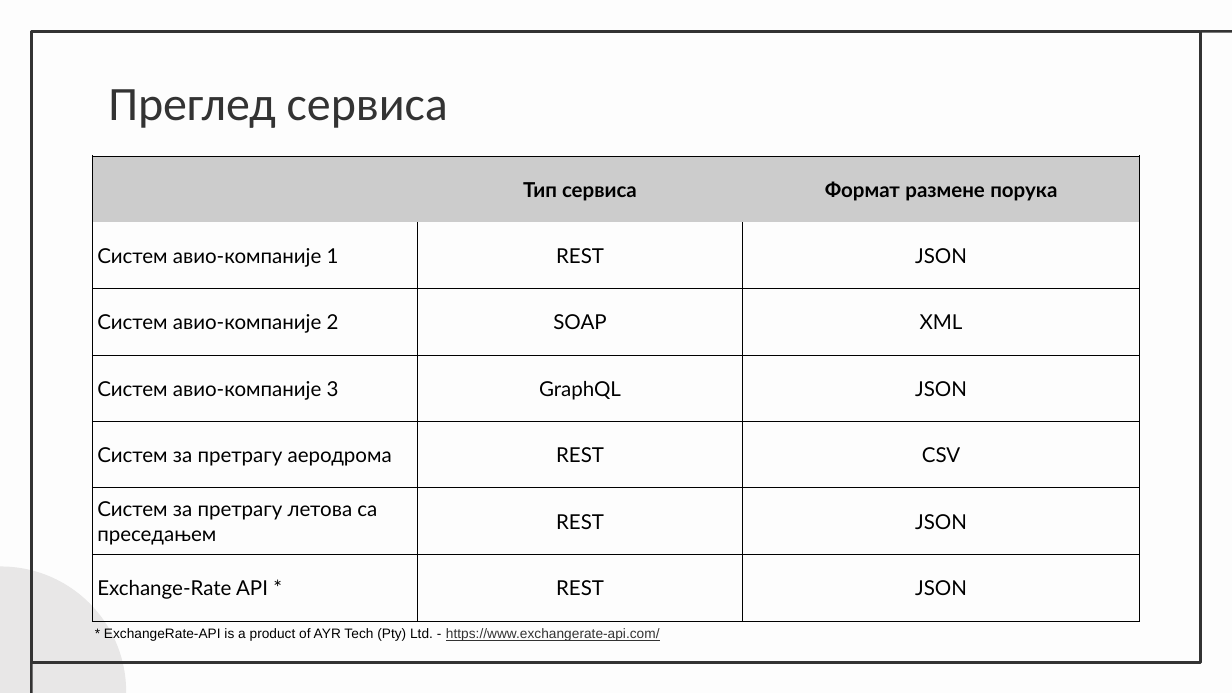
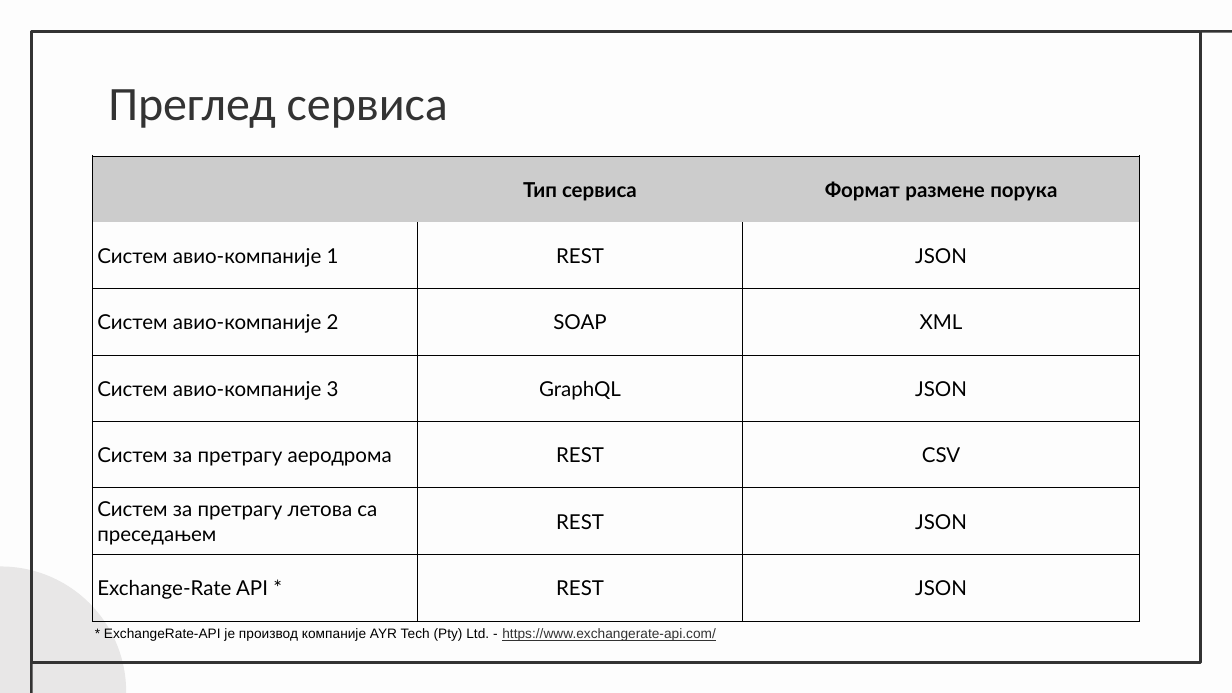
Before and after one commit to Bachelor-Thesis-RA-69-2020/thesis, a slide deck: slide 4 of Diplomski prezentacija.pptx. Drawn at 1232x693 pixels with LibreOffice and Linux fonts; fonts in the diff are those of the drawing. Boxes give left, top, right and bottom in pixels: in the first picture for what was removed or moved away, otherwise in the second. Text is boxed around its words. In the diff, an @@ line names an element or a change of style, - is before the commit and + after.

```diff
--- a/Diplomski prezentacija.pptx
+++ b/Diplomski prezentacija.pptx
@@ text at (x1=104, y1=628, x2=716, y2=641): text changed @@
-* ExchangeRate-API is a product of AYR Tech (Pty) Ltd. - https://www.exchangerate-api.com/
+* ExchangeRate-API је производ компаније AYR Tech (Pty) Ltd. - https://www.exchangerate-api.com/
```
Also in this commit, not shown: 1 slide added, 1 slide removed, 1 other file.
